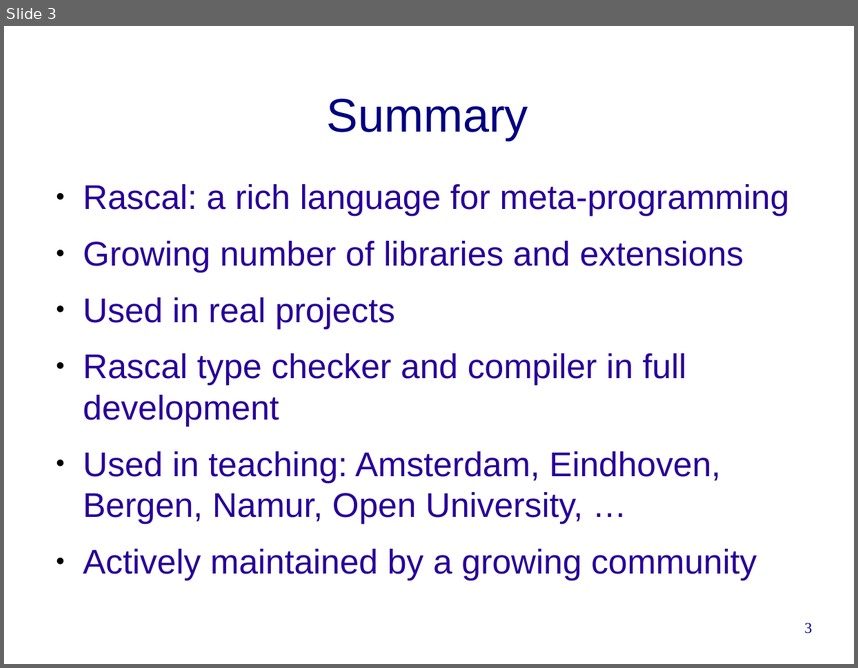
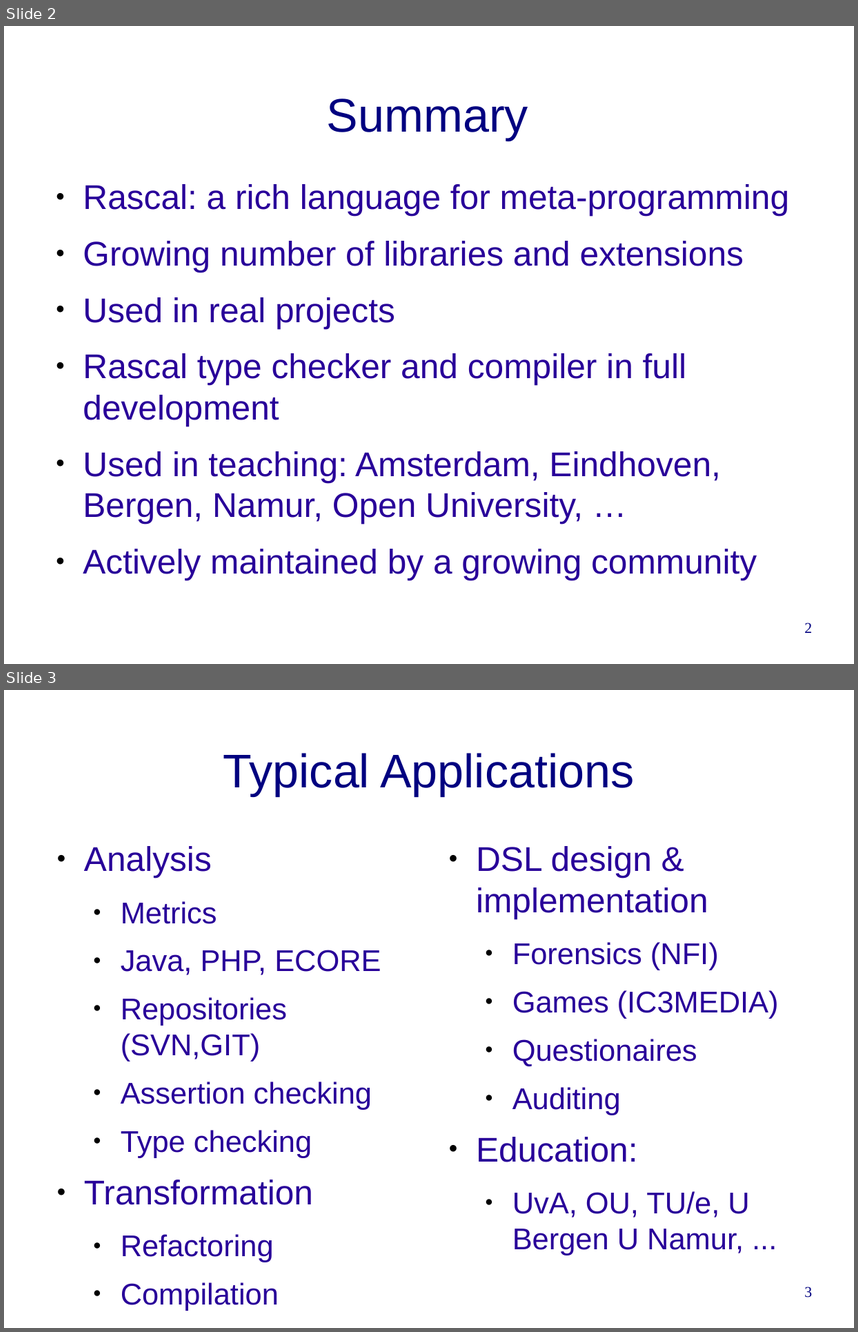
Before and after one commit to cwi-swat/rascal-course-pldi-2015, a slide deck: presentations/summary.odp. Shown one above the other, each under a label of ours: slide 3 before the commit, slides 2 and 3 after it. The pictures are 858x668 and 858x1332 pixels, drawn with LibreOffice and Linux fonts; fonts in the diff are those of the drawing; background and template pictures are left out. Boxes give left, top, right and bottom in pixels: in the first picture for what was removed or moved away, otherwise in the second. Text is boxed around its words. In the diff, an @@ line names an element or a change of style, - is before the commit and + after.

Commit message:
First version of Rascal Overview; Added a slot for HackYourJavaScript

```diff
--- a/presentations/summary.odp
+++ b/presentations/summary.odp
@@ slide 3 added at [4,690,854,1328], background #FFFFFF @@
@@ title added at [223,753,634,796], 44 pt, text #000080 @@
+Typical Applications
@@ text added at [84,846,381,1310], 28 pt, text #280099 @@
+● Analysis
+  ● Metrics
+  ● Java, PHP, ECORE
+  ● Repositories (SVN,GIT)
+  ● Assertion checking
+  ● Type checking
+● Transformation
+  ● Refactoring
+  ● Compilation
@@ text added at [476,846,779,1255], 28 pt, text #280099 @@
+● DSL design & implementation
+  ● Forensics (NFI)
+  ● Games (IC3MEDIA)
+  ● Questionaires
+  ● Auditing
+● Education:
+  ● UvA, OU, TU/e, U Bergen U Namur, ...
@@ page number added at [804,1286,812,1297], 14 pt, text #000080 @@
+3
@@ what was slide 3 is now slide 2 @@
@@ page number at [804,622,812,633]: text changed @@
-3
+2
```
Also in this commit, not shown: 1 slide removed, 2 other files.
